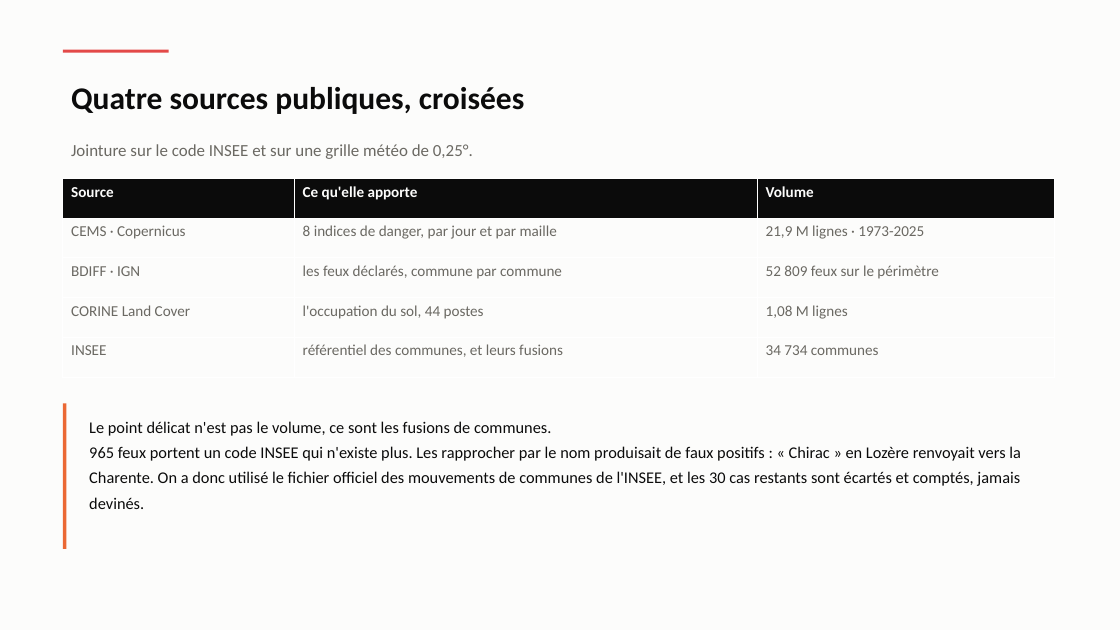
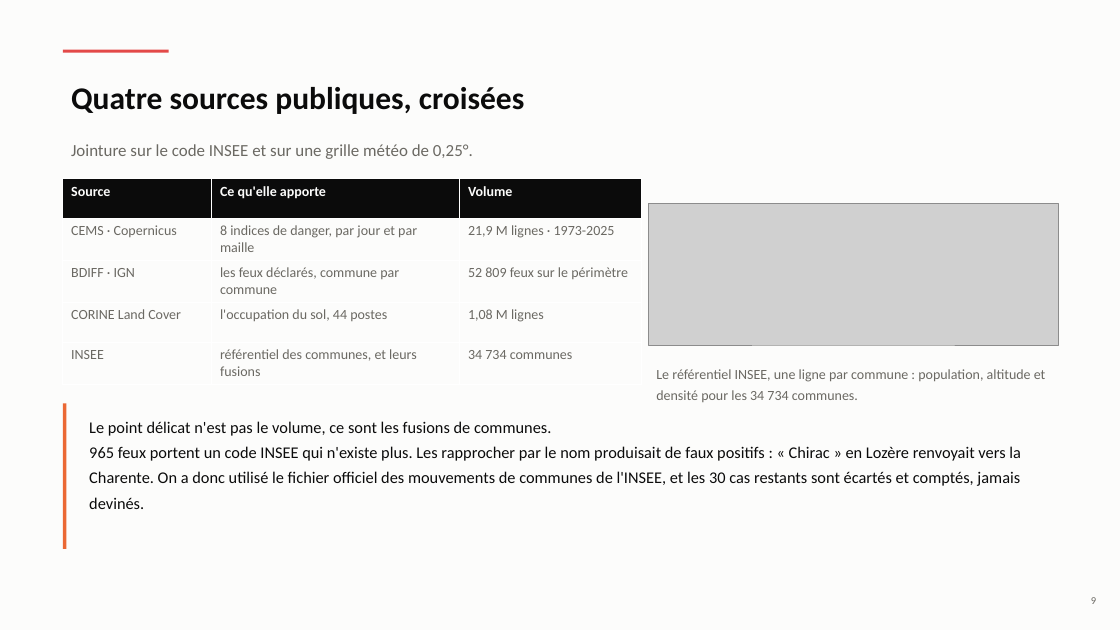
Before and after one commit to Hierogifle/terre-vent-feu-eau-data, a slide deck: slide 9 of presentation/soutenance.pptx. Drawn at 1120x630 pixels with LibreOffice and Linux fonts; fonts in the diff are those of the drawing; grey boxes stand for pictures. Boxes give left, top, right and bottom in pixels: in the first picture for what was removed or moved away, otherwise in the second. Text is boxed around its words. In the diff, an @@ line names an element or a change of style, - is before the commit and + after.

```diff
--- a/presentation/soutenance.pptx
+++ b/presentation/soutenance.pptx
@@ table at (x1=63, y1=179, x2=642, y2=380) @@
@@ size 13 to 12 pt @@
@@ table resized from (x1=63, y1=179, x2=1055, y2=377) to (x1=63, y1=179, x2=642, y2=380) @@
@@ picture added at (x1=649, y1=204, x2=1059, y2=345) @@
@@ text added at (x1=656, y1=369, x2=1046, y2=402), 12 pt, text #6B6963 @@
+Le référentiel INSEE, une ligne par commune : population, altitude et densité pour les 34 734 communes.
@@ text added at (x1=1091, y1=597, x2=1096, y2=604), 9 pt, text #6B6963 @@
+9
```
Also in this commit, not shown: 35 other slides changed, 2 other files.
